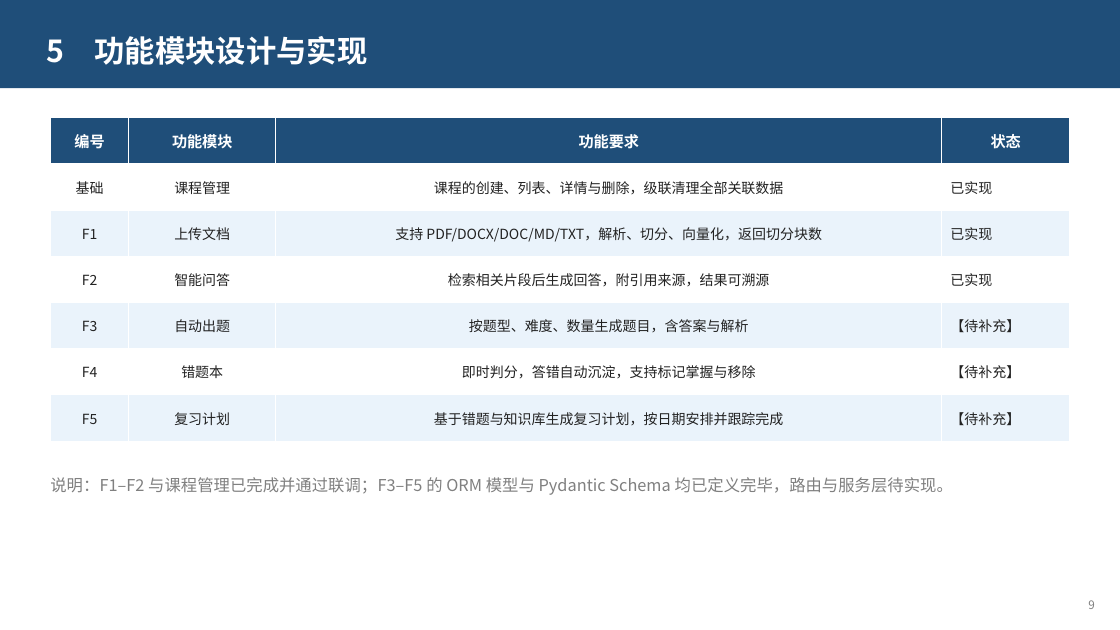
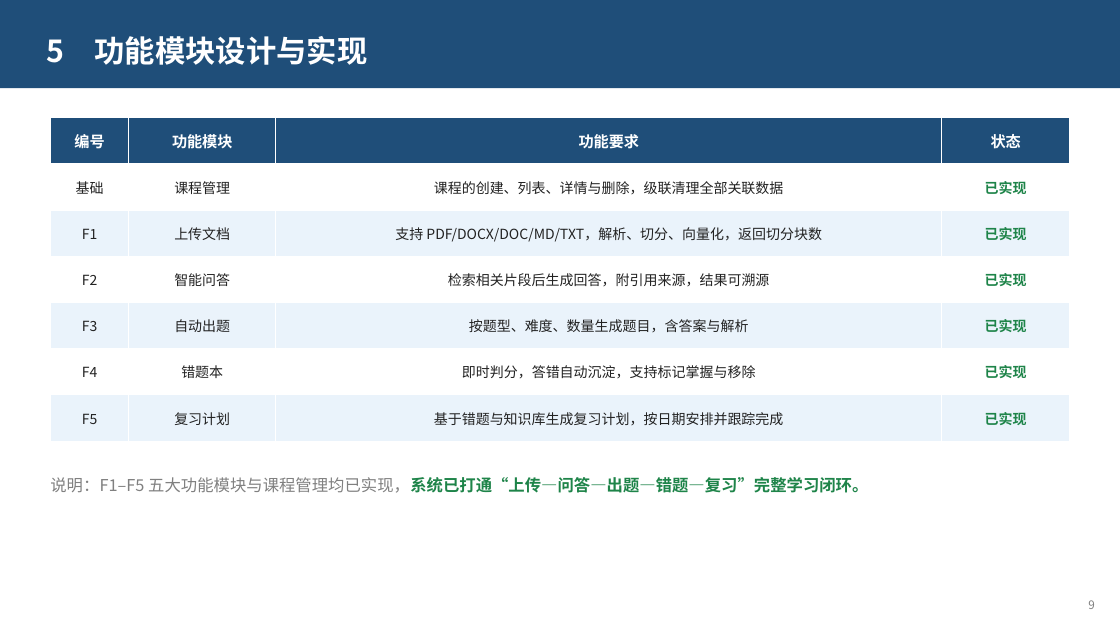
Before and after one commit to xingkongzcj/langchain_agent, a slide deck: slide 9 of defense/智学助手-课程设计答辩.pptx. Drawn at 1120x630 pixels with LibreOffice and Linux fonts; fonts in the diff are those of the drawing. Boxes give left, top, right and bottom in pixels: in the first picture for what was removed or moved away, otherwise in the second. Text is boxed around its words. In the diff, an @@ line names an element or a change of style, - is before the commit and + after.

```diff
--- a/defense/智学助手-课程设计答辩.pptx
+++ b/defense/智学助手-课程设计答辩.pptx
@@ table at (x1=50, y1=118, x2=1070, y2=441) @@
-row 5, column 4: 【待补充】
+row 5, column 4: 已实现
-row 6, column 4: 【待补充】
+row 6, column 4: 已实现
-row 7, column 4: 【待补充】
+row 7, column 4: 已实现
@@ text colour #222222 to #1E8449, bold on in "已实现", "已实现", "已实现" @@
@@ alignment left to centre @@
@@ text at (x1=50, y1=477, x2=868, y2=493): text changed; text colour #808080 to #1E8449; bold on @@
-说明：F1–F2 与课程管理已完成并通过联调；F3–F5 的 ORM 模型与 Pydantic Schema 均已定义完毕，路由与服务层待实现。
+说明：F1–F5 五大功能模块与课程管理均已实现，系统已打通“上传—问答—出题—错题—复习”完整学习闭环。
```
Also in this commit, not shown: 2 other slides changed, 2 slides added, 2 slides removed, 1 other file.
